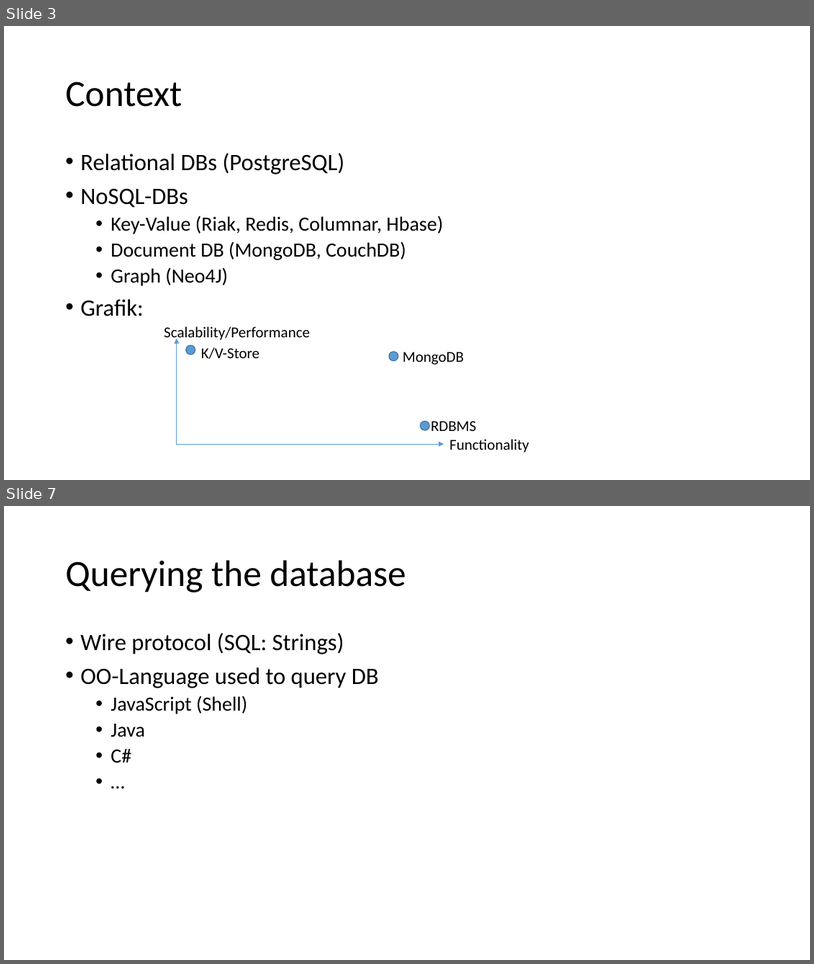
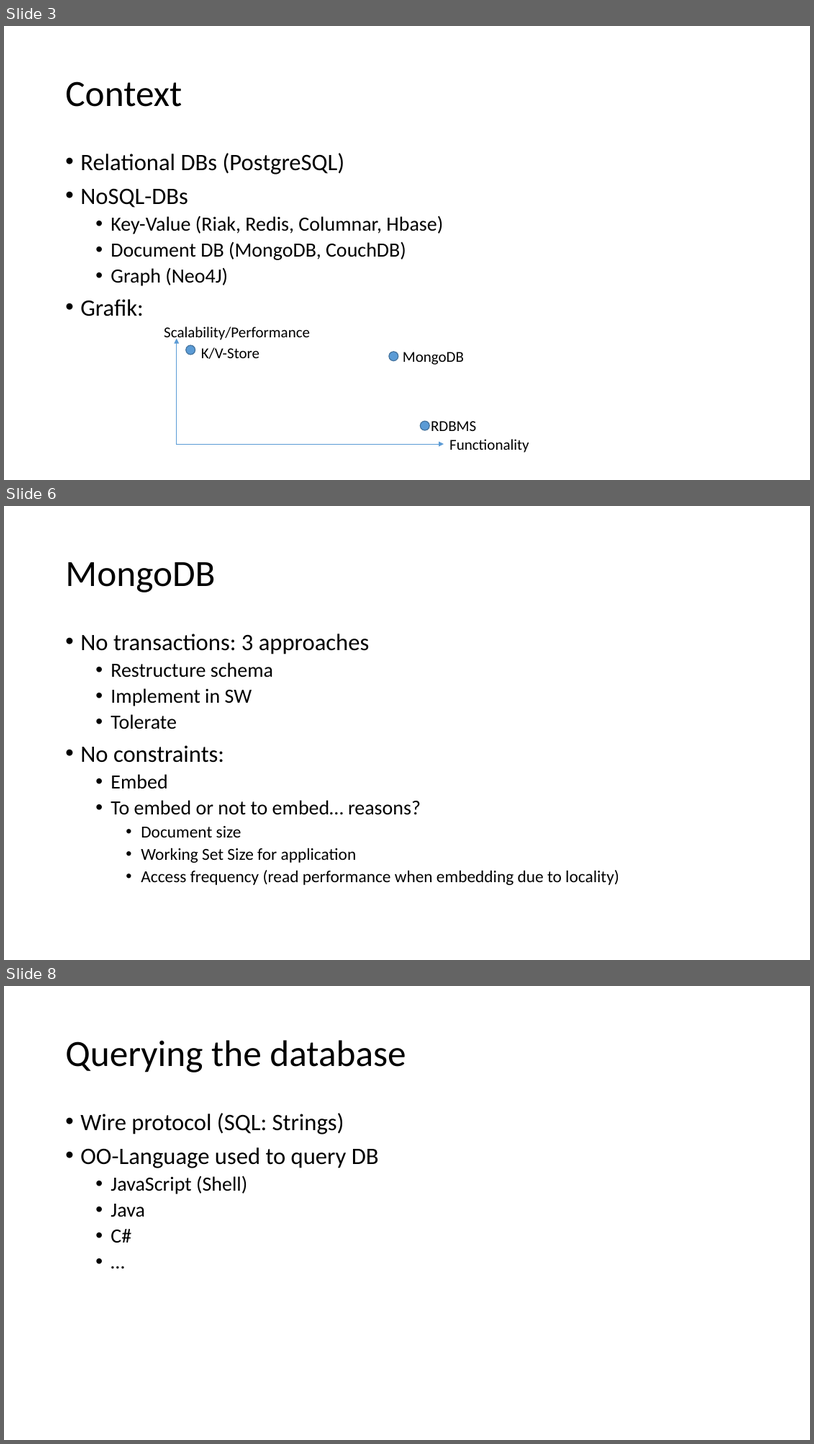
Before and after one commit to tiefenauer/m101j, a slide deck: m101j.pptx. Shown one above the other, each under a label of ours: slides 3 and 7 before the commit, slides 3, 6 and 8 after it; the slides between them are not shown. The pictures are 814x964 and 814x1444 pixels, drawn with LibreOffice and Linux fonts; fonts in the diff are those of the drawing. Boxes give left, top, right and bottom in pixels: in the first picture for what was removed or moved away, otherwise in the second. Text is boxed around its words. In the diff, an @@ line names an element or a change of style, - is before the commit and + after.

```diff
--- a/m101j.pptx
+++ b/m101j.pptx
@@ slide 6 added at box(4, 506, 810, 960), background #FFFFFF @@
@@ title added at box(65, 562, 215, 592), 44 pt, text #000000 @@
+MongoDB
@@ text added at box(80, 633, 620, 885), 20 pt, text #000000 @@
+• No transactions: 3 approaches
+  • Restructure schema
+  • Implement in SW
+  • Tolerate
+• No constraints:
+  • Embed
+  • To embed or not to embed… reasons?
+    • Document size
+    • Working Set Size for application
+    • Access frequency (read performance when embedding due to locality)
@@ what was slide 7 is now slide 8 @@
```
Also in this commit, not shown: 3 slides changed, 1 other slide added.
